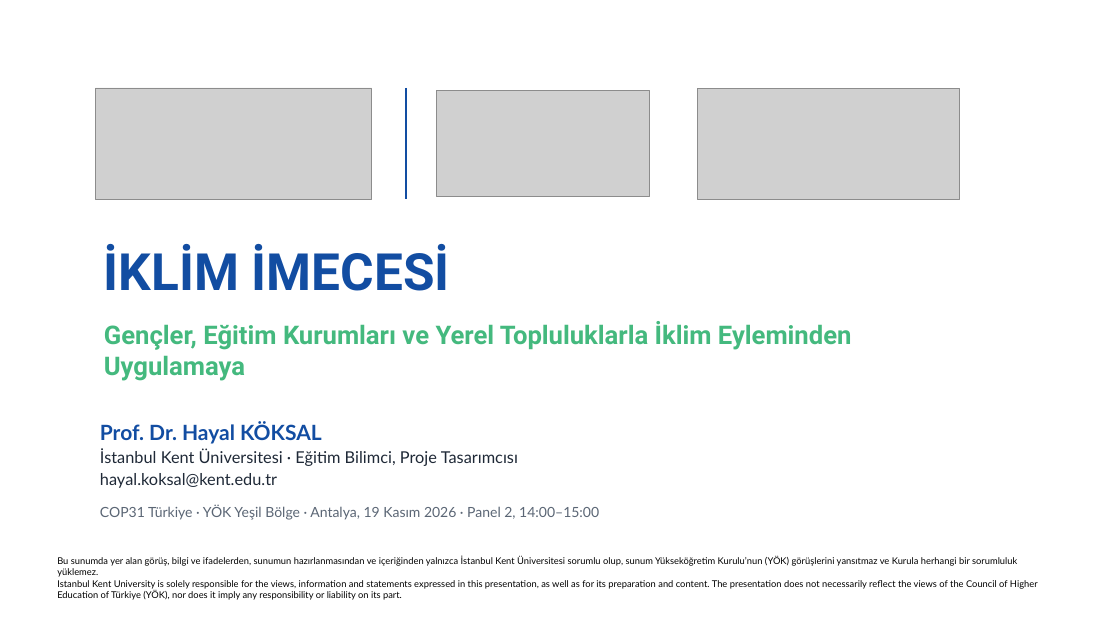
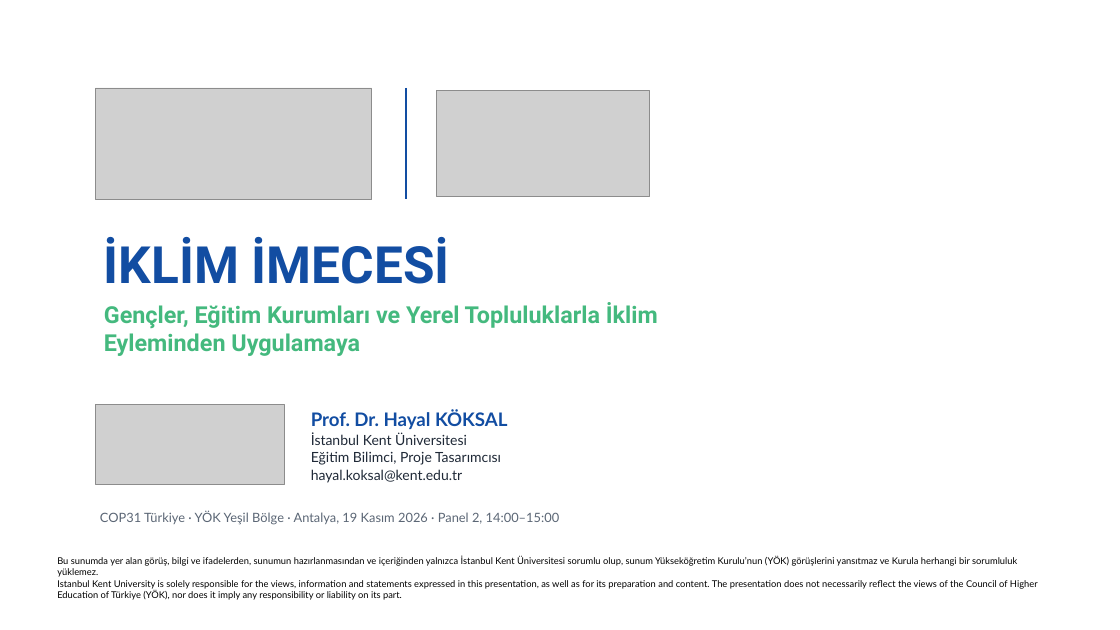
Before and after one commit to newtonsgrandson/cop-31-hayal-koksal, a slide deck: slide 1 of sunum/COP31_Iklim_Imecesi_Hayal_Koksal_TR.pptx. Drawn at 1120x630 pixels with LibreOffice and Linux fonts; fonts in the diff are those of the drawing; grey boxes stand for pictures; background and template pictures are left out. Boxes give left, top, right and bottom in pixels: in the first picture for what was removed or moved away, otherwise in the second. Text is boxed around its words. In the diff, an @@ line names an element or a change of style, - is before the commit and + after.

```diff
--- a/sunum/COP31_Iklim_Imecesi_Hayal_Koksal_TR.pptx
+++ b/sunum/COP31_Iklim_Imecesi_Hayal_Koksal_TR.pptx
@@ text "İKLİM İMECESİ": place and size @@
-text "İKLİM İMECESİ" at bbox=[104, 244, 450, 291]
+text "İKLİM İMECESİ" at bbox=[104, 237, 450, 284]
@@ text "Gençler, Eğitim Kurumları ve Yerel ...": place and size @@
-text "Gençler, Eğitim Kurumları ve Yerel ..." at bbox=[104, 321, 852, 381]
+text "Gençler, Eğitim Kurumları ve Yerel ..." at bbox=[104, 302, 658, 356]
@@ text "Gençler, Eğitim Kurumları ve Yerel ..." at bbox=[104, 302, 658, 356]: size 22 to 20 pt @@
@@ picture: place and size @@
-picture at bbox=[697, 88, 960, 199]
+picture at bbox=[96, 405, 285, 485]
@@ text "Prof. Dr. Hayal KÖKSAL": place and size @@
-text "Prof. Dr. Hayal KÖKSAL" at bbox=[100, 422, 518, 488]
+text "Prof. Dr. Hayal KÖKSAL" at bbox=[311, 410, 507, 483]
@@ text "Prof. Dr. Hayal KÖKSAL" at bbox=[311, 410, 507, 483]: vertical alignment top to middle @@
@@ text at bbox=[311, 410, 507, 483]: size 18 to 16 pt in "Prof. Dr. Hayal KÖKSAL"; size 14 to 12 pt in "hayal.koksal@kent.edu.tr"; less space between paragraphs @@
@@ text at bbox=[311, 432, 501, 465]: text changed; size 14 to 12 pt @@
-İstanbul Kent Üniversitesi · Eğitim Bilimci, Proje Tasarımcısı
+İstanbul Kent Üniversitesi
+Eğitim Bilimci, Proje Tasarımcısı
@@ text "COP31 Türkiye · YÖK Yeşil ..." at bbox=[100, 511, 560, 525]: size 12 to 11 pt @@
```
Also in this commit, not shown: 1 other slide changed, 49 other files.
